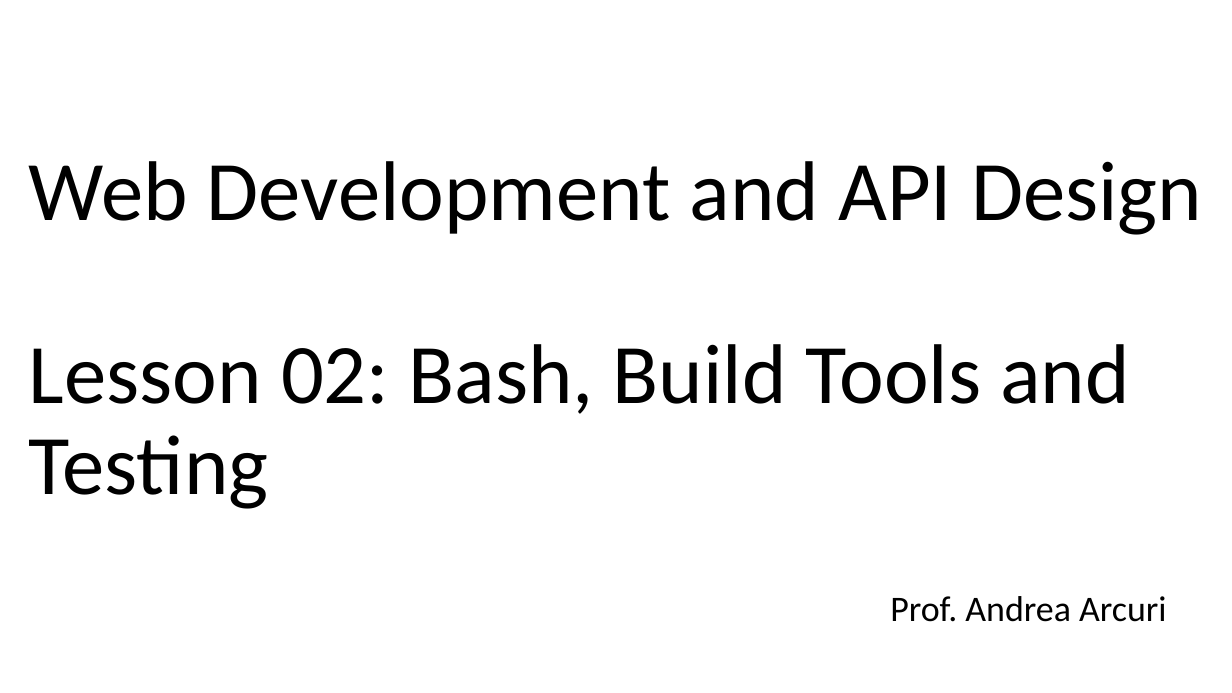
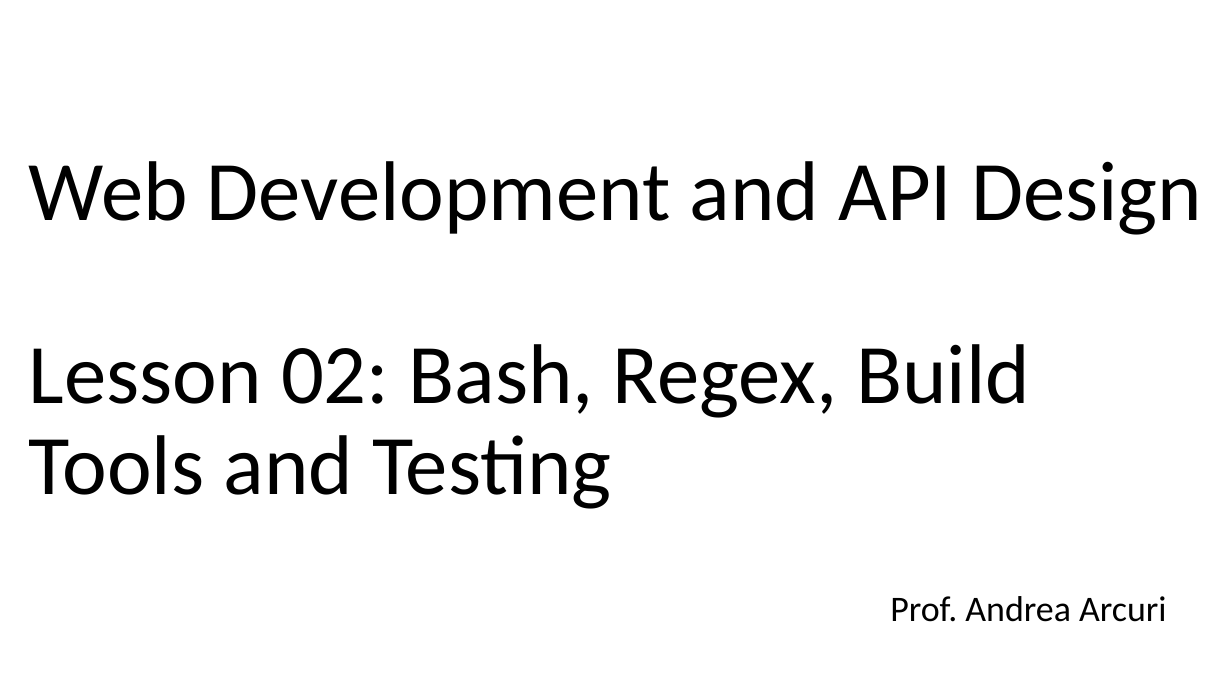
Before and after one commit to arcuri82/web_development_and_api_design, a slide deck: slide 1 of docs/slides/lesson_02.pptx. Drawn at 1232x693 pixels with LibreOffice and Linux fonts; fonts in the diff are those of the drawing. Boxes give left, top, right and bottom in pixels: in the first picture for what was removed or moved away, otherwise in the second. Text is boxed around its words. In the diff, an @@ line names an element or a change of style, - is before the commit and + after.

```diff
--- a/docs/slides/lesson_02.pptx
+++ b/docs/slides/lesson_02.pptx
@@ title at [29,161,1202,509]: text changed @@
-Web Development and API Design
-Lesson 02: Bash, Build Tools and Testing
+Web Development and API Design
+Lesson 02: Bash, Regex, Build Tools and Testing
```
Also in this commit, not shown: 5 other slides changed, 2 slides added.
